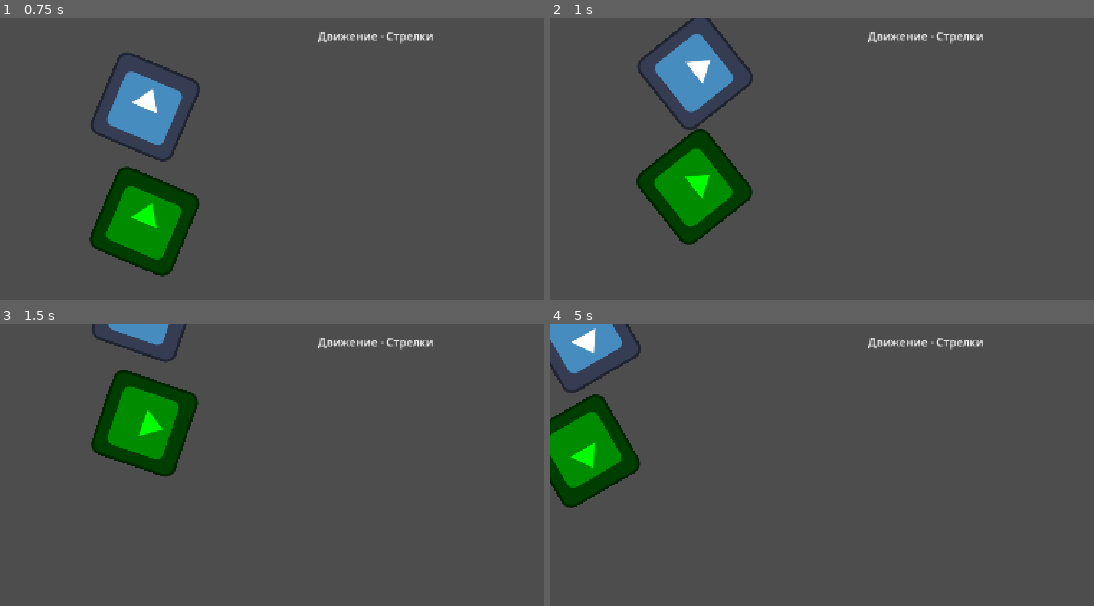
Above: before the commit, frames 1-4 (two rows, left to right).
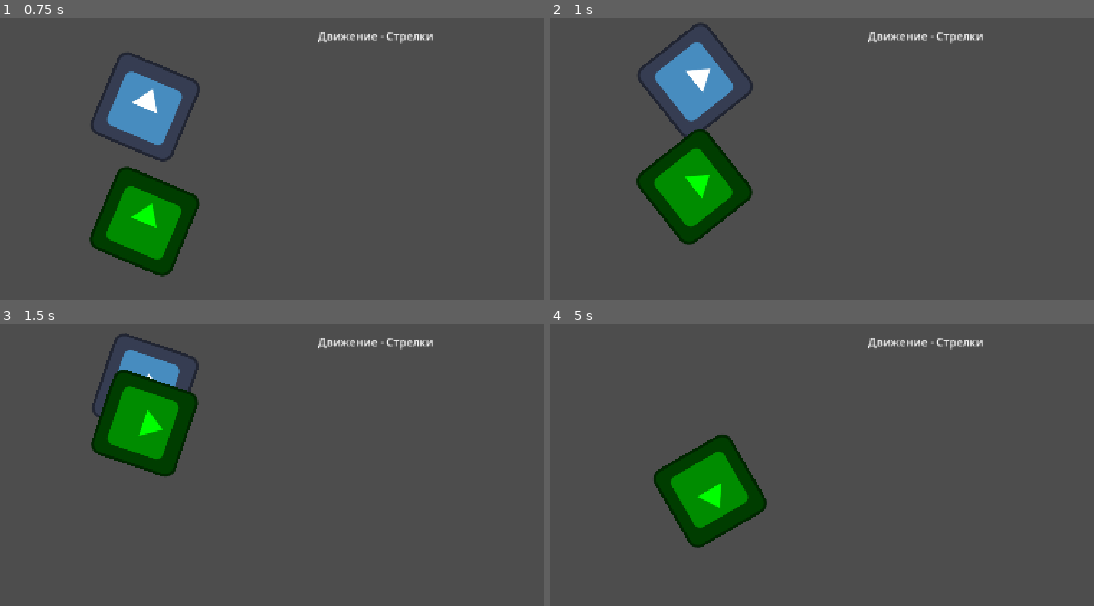
Above: after the commit, the same moments.

Repository: GoloGraFF/godot-lessons
Game: Godot game, scene res://exam_0.tscn
Two runs of this game, one before a commit and one after it. Both use one fixed random seed, a clock stepped at 60 frames per second and the inputs below. The engine's default icon, where the game draws it, is replaced by a stand-in: a white triangle on a blue panel in a dark square.
Inputs:
- Up to frame 1 (0.75 s): tap Enter at 0.5 s; hold Up (ui_up) from 0.53 s (still down)
- Up to frame 2 (1 s): keep holding Up (ui_up)
- Up to frame 3 (1.5 s): keep holding Up (ui_up)
- Up to frame 4 (5 s): release Up (ui_up) at 2.03 s; hold Left (ui_left) 2.03-3.53 s; hold Down (ui_down) 3.53-4.28 s; hold Right (ui_right) from 4.28 s (still down)

Frame 1 is identical in both runs. In frame 2, 2.3% of the frame differs, in the area x 16-38%, y 0-43%; in frame 3, 1.9%; in frame 4, 12%, in the area x 0-40%, y 0-80%.

Commit message:
теперь персонаж не выходит за пределы экрана, добавил запись в DEVLOG.md

Diff:
--- a/05. modulo 0 final/hero.gd
+++ b/05. modulo 0 final/hero.gd
@@ -4,7 +4,9 @@
 
 func _ready() -> void:
 	print(name)
-
+var height: float = 648.00
+var wigth: float = 1152.00
+var corner: float = 90.51 #половина диагонали квадрата со стороной 128
 
 # Called every frame. 'delta' is the elapsed time since the previous frame.
 func _process(delta: float) -> void:
@@ -21,5 +23,7 @@
 	if Input.is_action_pressed("ui_down"):
 		position.y += speed * delta
 		moving = true
+	position.x = clamp(position.x, 0+corner, wigth-corner)
+	position.y = clamp(position.y, 0+corner, height-corner)
 	if moving:
 		rotation += 2.0 * delta
Not shown, changed: DEVLOG.md
